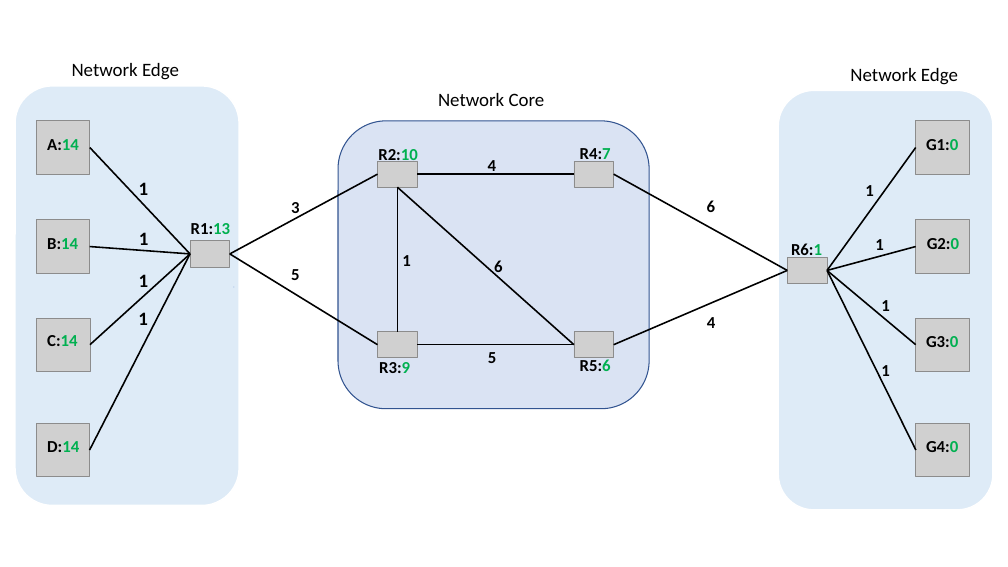
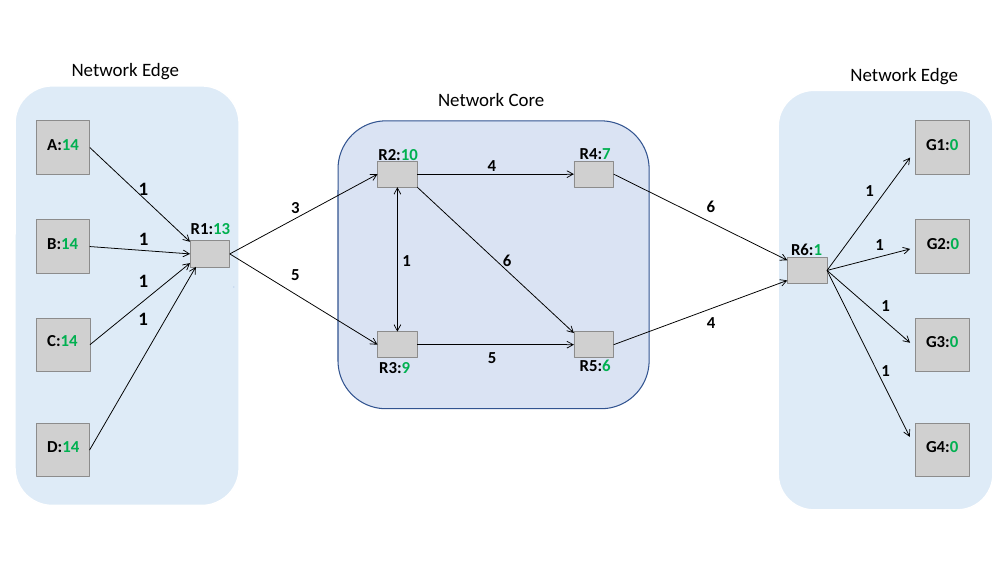
Before and after one commit to AlenizyAbdulrahman/CS361_Project, a slide deck: slide 1 of Shared/Presentation1.pptx. Drawn at 1008x567 pixels with LibreOffice and Linux fonts; fonts in the diff are those of the drawing; grey boxes stand for pictures. Boxes give left, top, right and bottom in pixels: in the first picture for what was removed or moved away, otherwise in the second. Text is boxed around its words. In the diff, an @@ line names an element or a change of style, - is before the commit and + after.

```diff
--- a/Shared/Presentation1.pptx
+++ b/Shared/Presentation1.pptx
@@ line moved from (90, 147) - (190, 254) to (90, 147) - (190, 242) @@
@@ line (90, 147) - (190, 242): line to arrow; stroke #000000 1.5 pt to #000000 0.75 pt @@
@@ line (230, 254) - (377, 174): line to arrow; stroke #000000 1.5 pt to #000000 0.75 pt @@
@@ line (417, 174) - (574, 174): line to arrow; stroke #000000 1.5 pt to #000000 0.75 pt @@
@@ line moved from (614, 174) - (787, 271) to (614, 174) - (787, 260) @@
@@ line (614, 174) - (787, 260): line to arrow; stroke #000000 1.5 pt to #000000 0.75 pt @@
@@ line moved from (916, 147) - (827, 271) to (827, 271) - (910, 157) @@
@@ line (827, 271) - (910, 157): line to arrow; stroke #000000 1.5 pt to #000000 0.75 pt @@
@@ line (398, 188) - (398, 332): line to double arrow; stroke #000000 1.5 pt to #000000 0.75 pt @@
@@ line moved from (398, 188) - (574, 345) to (417, 188) - (574, 333) @@
@@ line (417, 188) - (574, 333): line to arrow; stroke #000000 1.5 pt to #000000 0.75 pt @@
@@ line (89, 247) - (190, 254): line to arrow; stroke #000000 1.5 pt to #000000 0.75 pt @@
@@ line moved from (89, 450) - (190, 254) to (89, 450) - (196, 267) @@
@@ line (89, 450) - (196, 267): line to arrow; stroke #000000 1.5 pt to #000000 0.75 pt @@
@@ line moved from (90, 345) - (190, 254) to (90, 345) - (190, 263) @@
@@ line (90, 345) - (190, 263): line to arrow; stroke #000000 1.5 pt to #000000 0.75 pt @@
@@ line (230, 254) - (377, 345): line to arrow; stroke #000000 1.5 pt to #000000 0.75 pt @@
@@ text "6" moved from (x1=494, y1=260, x2=502, y2=277) to (x1=503, y1=254, x2=511, y2=271) @@
@@ line moved from (916, 247) - (827, 271) to (827, 271) - (910, 249) @@
@@ line (827, 271) - (910, 249): line to arrow; stroke #000000 1.5 pt to #000000 0.75 pt @@
@@ line moved from (614, 345) - (787, 271) to (614, 345) - (787, 281) @@
@@ line (614, 345) - (787, 281): line to arrow; stroke #000000 1.5 pt to #000000 0.75 pt @@
@@ line moved from (916, 345) - (827, 271) to (827, 271) - (910, 343) @@
@@ line (827, 271) - (910, 343): line to arrow; stroke #000000 1.5 pt to #000000 0.75 pt @@
@@ line moved from (917, 450) - (827, 271) to (827, 271) - (910, 437) @@
@@ line (827, 271) - (910, 437): line to arrow; stroke #000000 1.5 pt to #000000 0.75 pt @@
@@ line moved from (574, 345) - (417, 345) to (417, 345) - (574, 345) @@
@@ line (417, 345) - (574, 345): line to arrow; stroke #000000 1.5 pt to #000000 0.75 pt @@
```
Also in this commit, not shown: 1 other slide changed, 6 other files.
